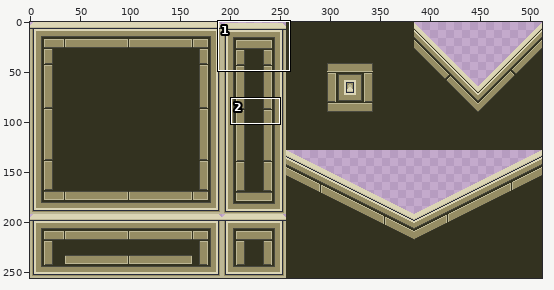
Sprite sheet: Assets/Sprites/Platform/Desk Tileset.png. Above, an overview of the earlier version with the close-up marked.
Close-up. Earlier state:
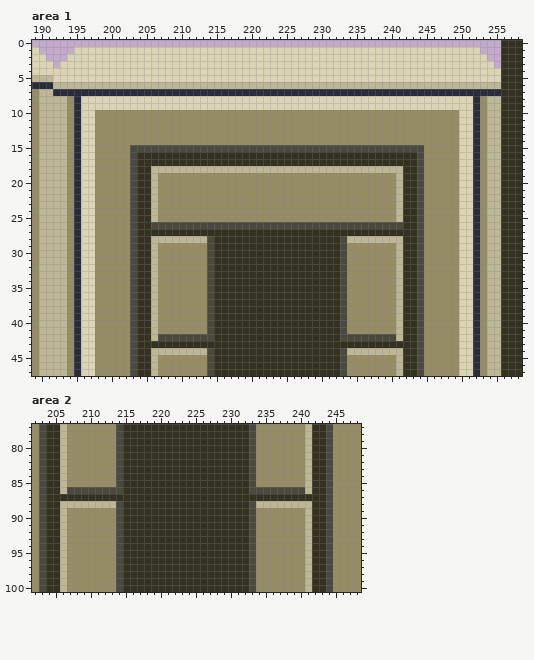
The file is 512x256 pixels. Shown: area 1: x 189..258, y 0..47; area 2: x 202..248, y 77..100. The commit also changed other parts of the picture, which this record leaves out.
Once edited:
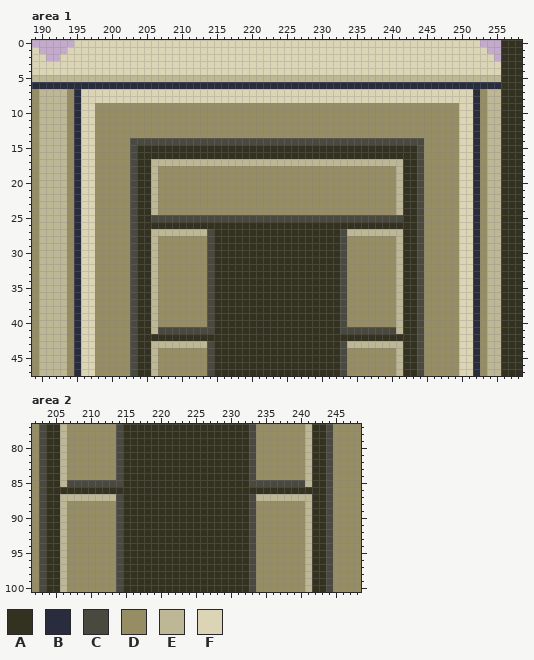
Palette (. is transparent): A #333220  B #282c3c  C #49493f  D #968d64  E #bdb795  F #dbd5b5
The edit:
Area 1:
y 0: x 195..252 .......................................................... -> FFFFFFFFFFFFFFFFFFFFFFFFFFFFFFFFFFFFFFFFFFFFFFFFFFFFFFFFFF
y 1: x 194 . -> F; x 253 . -> F
y 2: x 193 . -> F; x 254 . -> F
y 3: x 192 . -> F; x 255 . -> F
y 5: x 192..255 FFFFFFFFFFFFFFFFFFFFFFFFFFFFFFFFFFFFFFFFFFFFFFFFFFFFFFFFFFFFFFFF -> EEEEEEEEEEEEEEEEEEEEEEEEEEEEEEEEEEEEEEEEEEEEEEEEEEEEEEEEEEEEEEEE
y 6: x 192..255 EEEEEEEEEEEEEEEEEEEEEEEEEEEEEEEEEEEEEEEEEEEEEEEEEEEEEEEEEEEEEEEE -> BBBBBBBBBBBBBBBBBBBBBBBBBBBBBBBBBBBBBBBBBBBBBBBBBBBBBBBBBBBBBBBB
y 7: x 192..194 BBB -> EED; x 196..251 BBBBBBBBBBBBBBBBBBBBBBBBBBBBBBBBBBBBBBBBBBBBBBBBBBBBBBBB -> FFFFFFFFFFFFFFFFFFFFFFFFFFFFFFFFFFFFFFFFFFFFFFFFFFFFFFFF; x 253..255 BBB -> DEE
y 9: x 198..249 FFFFFFFFFFFFFFFFFFFFFFFFFFFFFFFFFFFFFFFFFFFFFFFFFFFF -> DDDDDDDDDDDDDDDDDDDDDDDDDDDDDDDDDDDDDDDDDDDDDDDDDDDD
y 14: x 203..244 DDDDDDDDDDDDDDDDDDDDDDDDDDDDDDDDDDDDDDDDDD -> CCCCCCCCCCCCCCCCCCCCCCCCCCCCCCCCCCCCCCCCCC
y 15: x 204..243 CCCCCCCCCCCCCCCCCCCCCCCCCCCCCCCCCCCCCCCC -> AAAAAAAAAAAAAAAAAAAAAAAAAAAAAAAAAAAAAAAA
y 17: x 206..241 AAAAAAAAAAAAAAAAAAAAAAAAAAAAAAAAAAAA -> EEEEEEEEEEEEEEEEEEEEEEEEEEEEEEEEEEEE
y 18: x 207..240 EEEEEEEEEEEEEEEEEEEEEEEEEEEEEEEEEE -> DDDDDDDDDDDDDDDDDDDDDDDDDDDDDDDDDD
y 25: x 206..241 EDDDDDDDDDDDDDDDDDDDDDDDDDDDDDDDDDDE -> CCCCCCCCCCCCCCCCCCCCCCCCCCCCCCCCCCCC
y 26: x 206..241 CCCCCCCCCCCCCCCCCCCCCCCCCCCCCCCCCCCC -> AAAAAAAAAAAAAAAAAAAAAAAAAAAAAAAAAAAA
y 27: x 206..214 AAAAAAAAA -> EEEEEEEEC; x 233..241 AAAAAAAAA -> CEEEEEEEE
y 28: x 207..213 EEEEEEE -> DDDDDDD; x 234..240 EEEEEEE -> DDDDDDD
y 41: x 207..213 DDDDDDD -> CCCCCCC; x 234..240 DDDDDDD -> CCCCCCC
y 42: x 206..214 ECCCCCCCC -> AAAAAAAAA; x 233..241 CCCCCCCCE -> AAAAAAAAA
y 43: x 206..214 AAAAAAAAA -> EEEEEEEEC; x 233..241 AAAAAAAAA -> CEEEEEEEE
y 44: x 207..213 EEEEEEE -> DDDDDDD; x 234..240 EEEEEEE -> DDDDDDD
Area 2:
y 85: x 207..213 DDDDDDD -> CCCCCCC; x 234..240 DDDDDDD -> CCCCCCC
y 86: x 206..214 ECCCCCCCC -> AAAAAAAAA; x 233..241 CCCCCCCCE -> AAAAAAAAA
y 87: x 206..214 AAAAAAAAA -> EEEEEEEEC; x 233..241 AAAAAAAAA -> CEEEEEEEE
y 88: x 207..213 EEEEEEE -> DDDDDDD; x 234..240 EEEEEEE -> DDDDDDD
Where, in picture pixels (left, top, right, bottom), the same in both close-ups:
changed: (53, 40, 501, 173)
changed: (151, 215, 403, 243)
changed: (151, 327, 214, 355)
changed: (340, 327, 403, 355)
changed: (60, 480, 123, 508)
changed: (249, 480, 312, 508)
